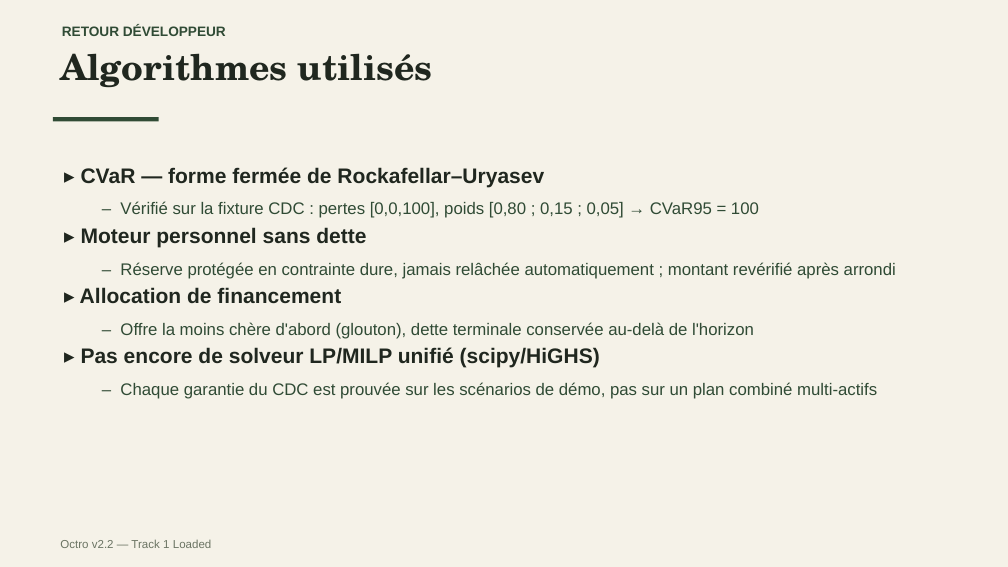
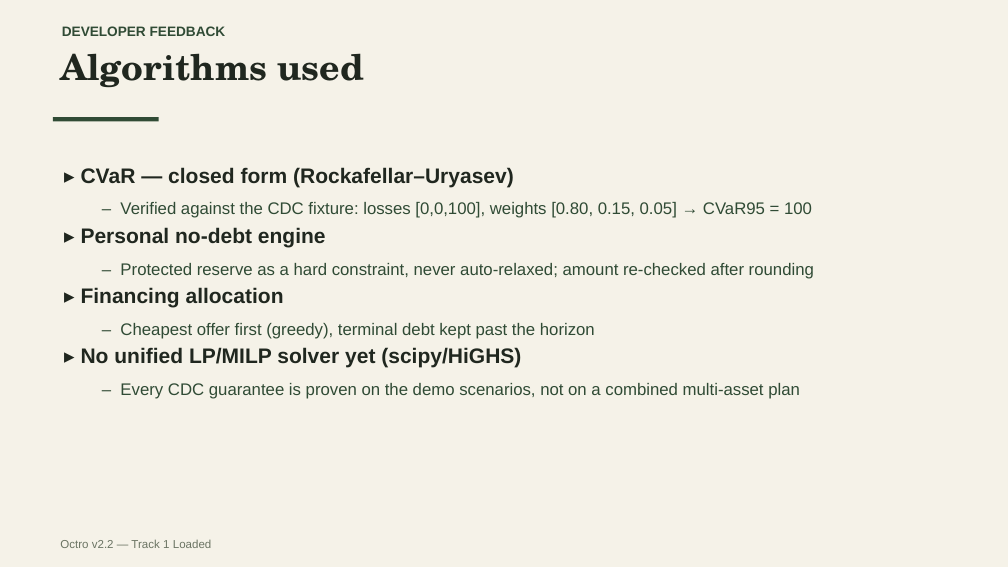
Before and after one commit to KaiZenKOS/Octro, a slide deck: slide 6 of docs/presentation/octro-presentation.pptx. Drawn at 1008x567 pixels with LibreOffice and Linux fonts; fonts in the diff are those of the drawing. Boxes give left, top, right and bottom in pixels: in the first picture for what was removed or moved away, otherwise in the second. Text is boxed around its words. In the diff, an @@ line names an element or a change of style, - is before the commit and + after.

```diff
--- a/docs/presentation/octro-presentation.pptx
+++ b/docs/presentation/octro-presentation.pptx
@@ text at (x1=62, y1=26, x2=226, y2=36): text changed @@
-RETOUR DÉVELOPPEUR
+DEVELOPER FEEDBACK
@@ text at (x1=60, y1=53, x2=363, y2=88): text changed @@
-Algorithmes utilisés
+Algorithms used
@@ text at (x1=81, y1=167, x2=814, y2=399): text changed @@
-▸ CVaR — forme fermée de Rockafellar–Uryasev
-  – Vérifié sur la fixture CDC : pertes [0,0,100], poids [0,80 ; 0,15 ; 0,05] → CVaR95 = 100
-▸ Moteur personnel sans dette
-  – Réserve protégée en contrainte dure, jamais relâchée automatiquement ; montant revérifié après arrondi
-▸ Allocation de financement
-  – Offre la moins chère d'abord (glouton), dette terminale conservée au-delà de l'horizon
-▸ Pas encore de solveur LP/MILP unifié (scipy/HiGHS)
-  – Chaque garantie du CDC est prouvée sur les scénarios de démo, pas sur un plan combiné multi-actifs
+▸ CVaR — closed form (Rockafellar–Uryasev)
+  – Verified against the CDC fixture: losses [0,0,100], weights [0.80, 0.15, 0.05] → CVaR95 = 100
+▸ Personal no-debt engine
+  – Protected reserve as a hard constraint, never auto-relaxed; amount re-checked after rounding
+▸ Financing allocation
+  – Cheapest offer first (greedy), terminal debt kept past the horizon
+▸ No unified LP/MILP solver yet (scipy/HiGHS)
+  – Every CDC guarantee is proven on the demo scenarios, not on a combined multi-asset plan
```
Also in this commit, not shown: 7 other slides changed, 2 slides added, 2 slides removed.
